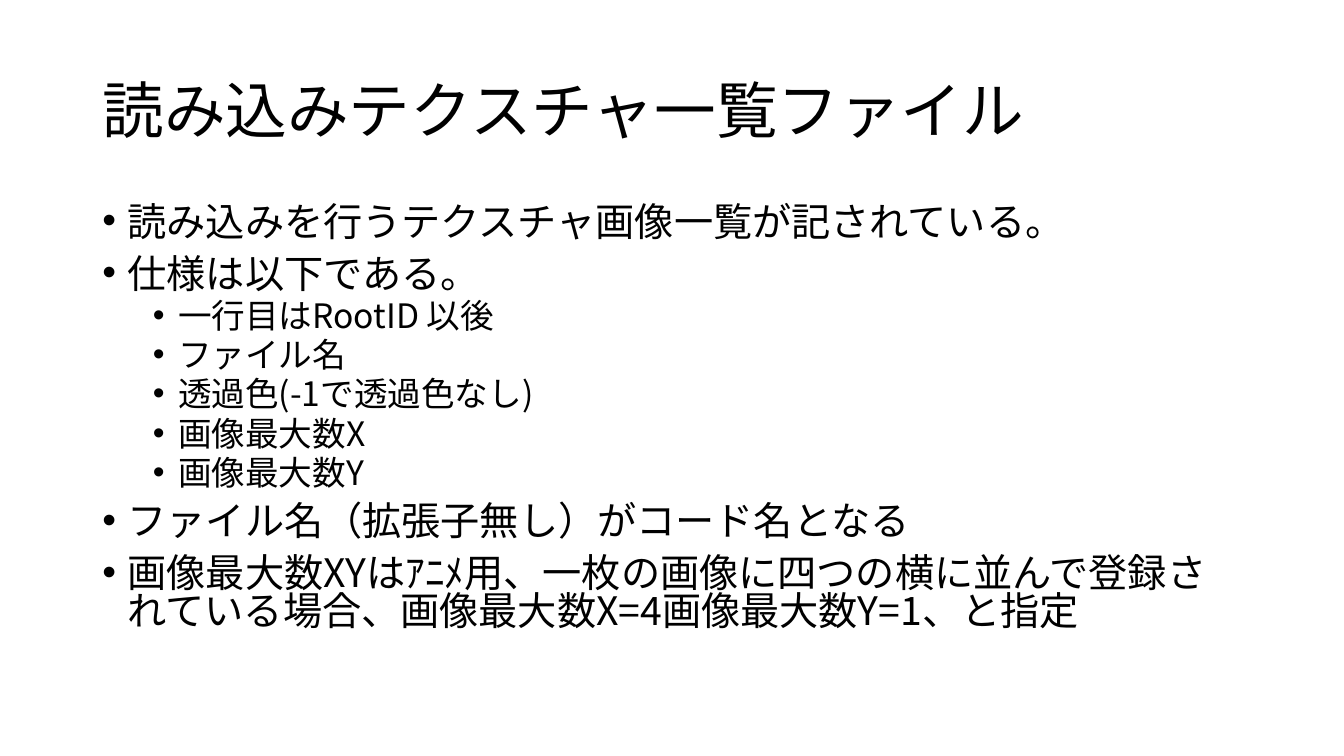
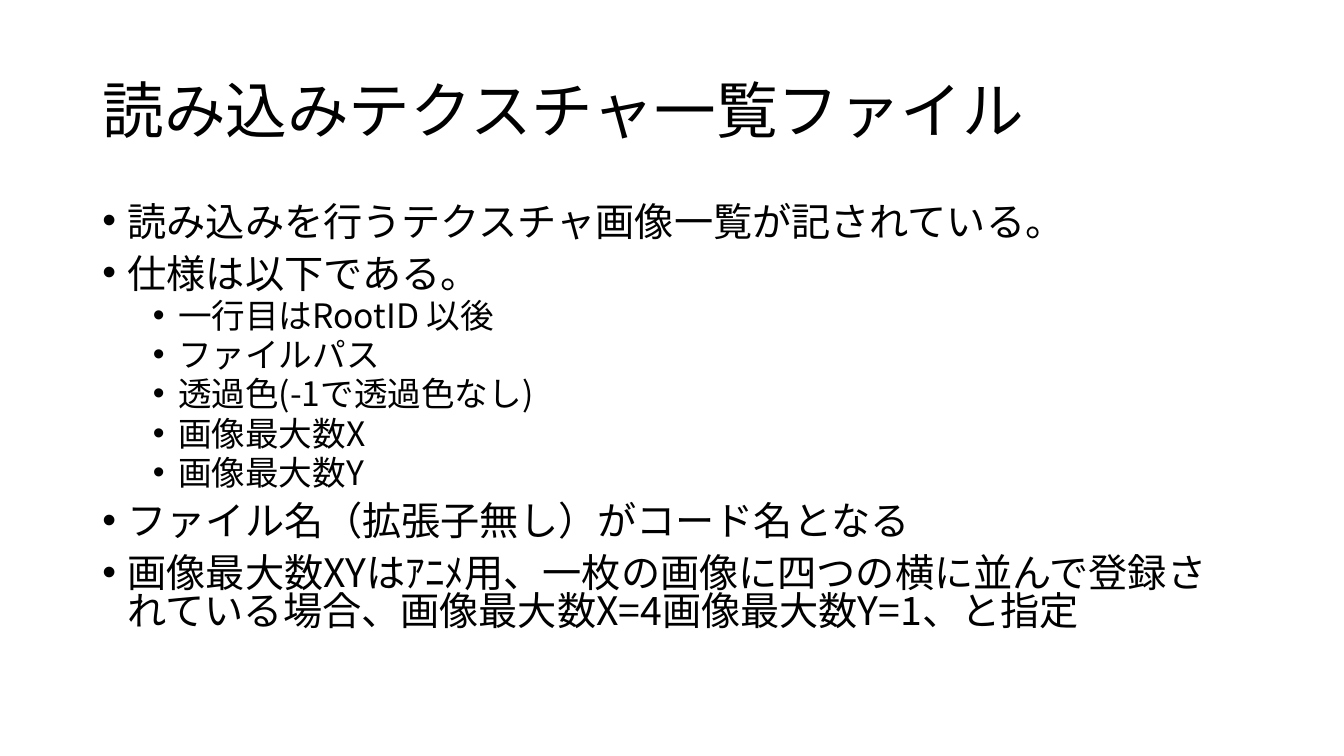
Before and after one commit to sulkmqul/Clarity, a slide deck: slide 9 of doc/Clarityエンジン.pptx. Drawn at 1344x756 pixels with LibreOffice and Linux fonts; fonts in the diff are those of the drawing. Boxes give left, top, right and bottom in pixels: in the first picture for what was removed or moved away, otherwise in the second. Text is boxed around its words. In the diff, an @@ line names an element or a change of style, - is before the commit and + after.

Commit message:
wasure

```diff
--- a/doc/Clarityエンジン.pptx
+++ b/doc/Clarityエンジン.pptx
@@ text at box(178, 339, 380, 370): text changed @@
-  • ファイル名
+  • ファイルパス
```
